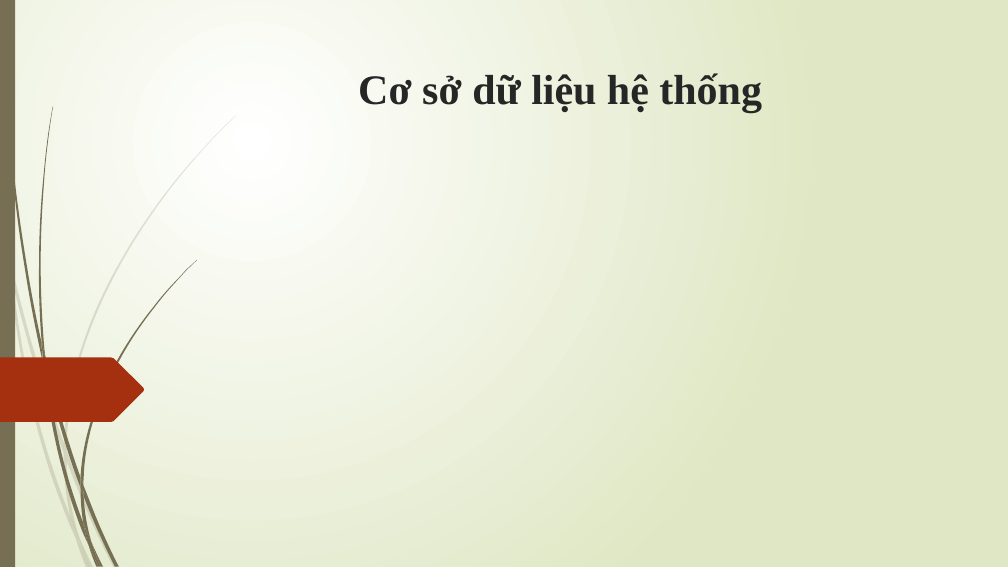
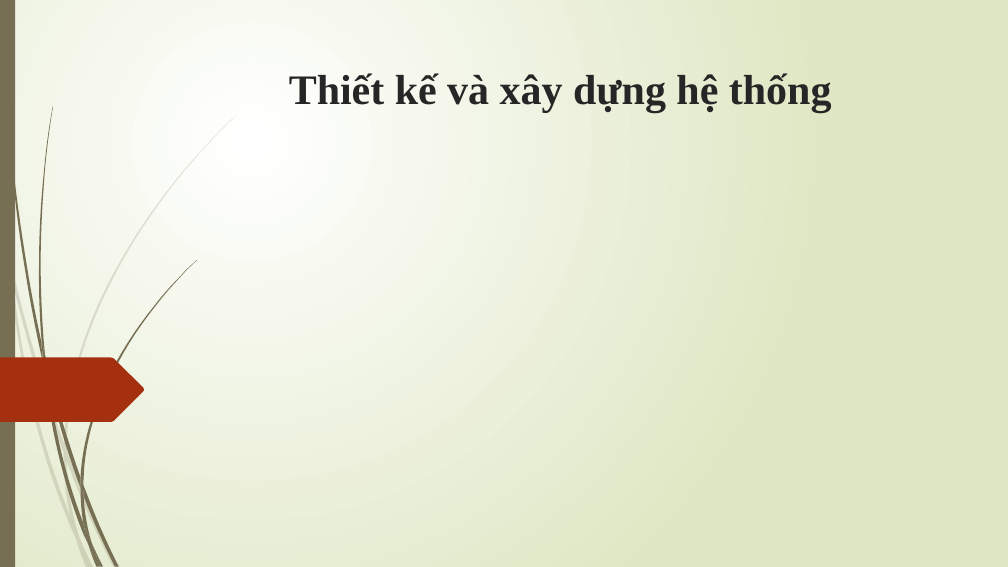
Before and after one commit to namtv1996/QuanLySieuThi, a slide deck: slide 10 of BAO CAO/SLIDE Báo cáo đồ án tốt nghiệp.pptx (slide 12 before the commit). Drawn at 1008x567 pixels with LibreOffice and Linux fonts; fonts in the diff are those of the drawing. Boxes give left, top, right and bottom in pixels: in the first picture for what was removed or moved away, otherwise in the second. Text is boxed around its words. In the diff, an @@ line names an element or a change of style, - is before the commit and + after.

```diff
--- a/BAO CAO/SLIDE Báo cáo đồ án tốt nghiệp.pptx
+++ b/BAO CAO/SLIDE Báo cáo đồ án tốt nghiệp.pptx
@@ title at (289,73,832,112): text changed @@
-Cơ sở dữ liệu hệ thống
+Thiết kế và xây dựng hệ thống
```
Also in this commit, not shown: 8 other slides changed, 1 slide added, 2 slides removed.
